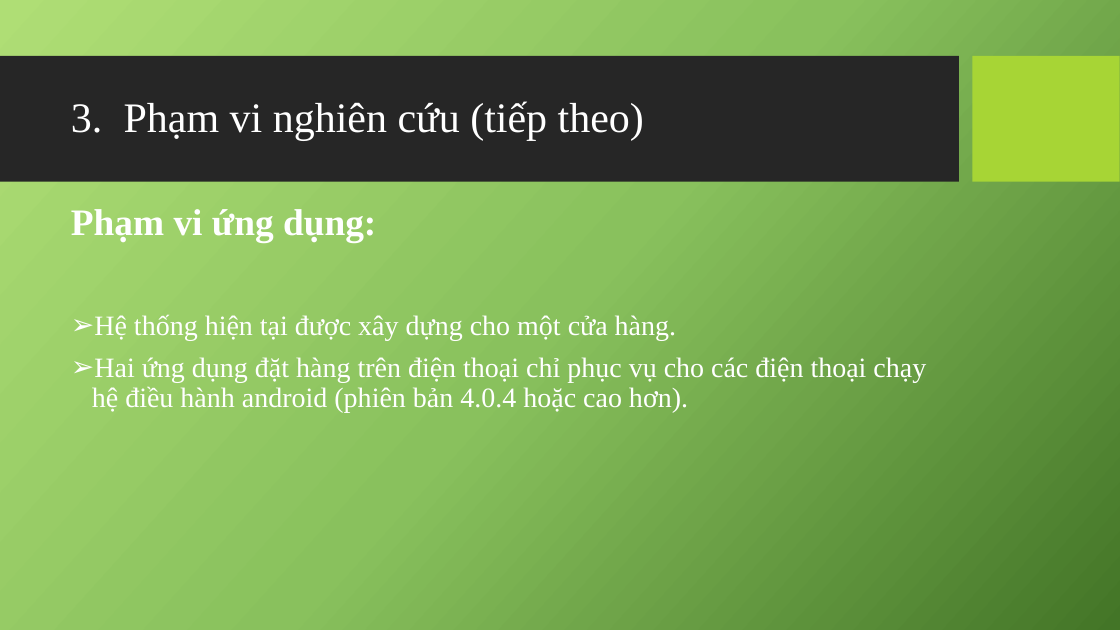
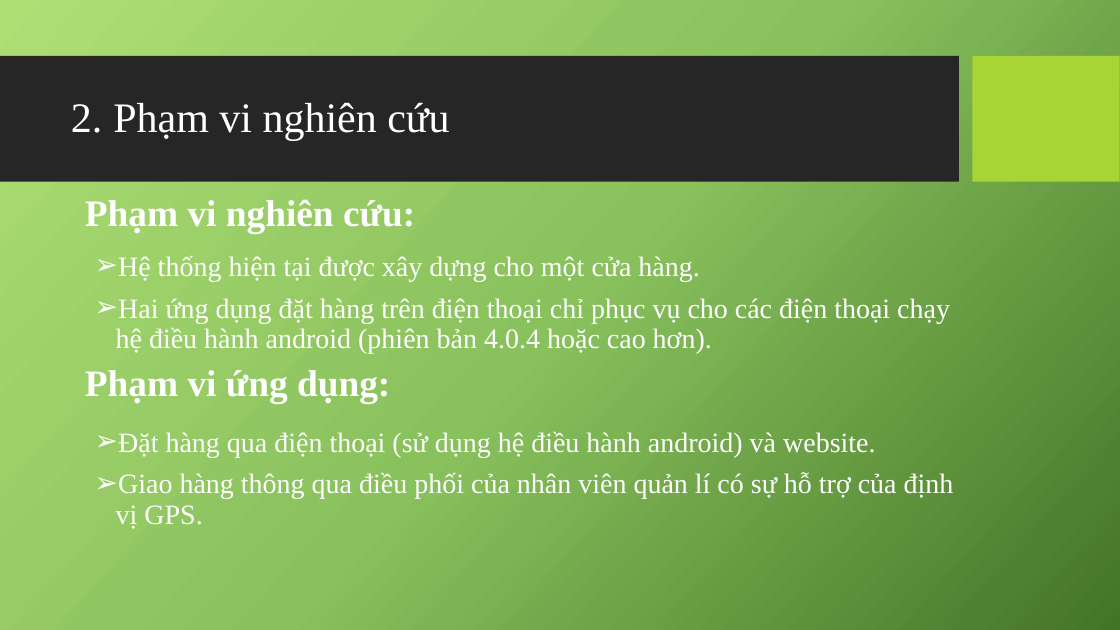
Before and after one commit to mrbadao/ordersys, a slide deck: slide 4 of 04_Documents/10520490_Khoa_Luan_Tot_Nghiep.pptx (slide 6 before the commit). Drawn at 1120x630 pixels with LibreOffice and Linux fonts; fonts in the diff are those of the drawing; background and template pictures are left out. Boxes give left, top, right and bottom in pixels: in the first picture for what was removed or moved away, otherwise in the second. Text is boxed around its words. In the diff, an @@ line names an element or a change of style, - is before the commit and + after.

```diff
--- a/04_Documents/10520490_Khoa_Luan_Tot_Nghiep.pptx
+++ b/04_Documents/10520490_Khoa_Luan_Tot_Nghiep.pptx
@@ title at [113,102,449,140]: text changed @@
-3. Phạm vi nghiên cứu (tiếp theo)
+2. Phạm vi nghiên cứu
@@ text added at [85,199,415,234], 32 pt, text #FFFFFF, bold @@
+Phạm vi nghiên cứu:
@@ text "Hệ thống hiện tại được ...": place and size @@
-text "Hệ thống hiện tại được ..." at [92,314,926,413]
+text "Hệ thống hiện tại được ..." at [116,255,950,353]
@@ text "Phạm vi ứng dụng:": place and size @@
-text "Phạm vi ứng dụng:" at [71,209,376,242]
+text "Phạm vi ứng dụng:" at [85,370,390,404]
@@ text added at [116,431,954,529], 24 pt, text #FFFFFF @@
+➢ Đặt hàng qua điện thoại (sử dụng hệ điều hành android) và website.
+➢ Giao hàng thông qua điều phối của nhân viên quản lí có sự hỗ trợ của định vị GPS.
```
Also in this commit, not shown: 18 other slides changed, 2 slides added, 19 slides removed.
